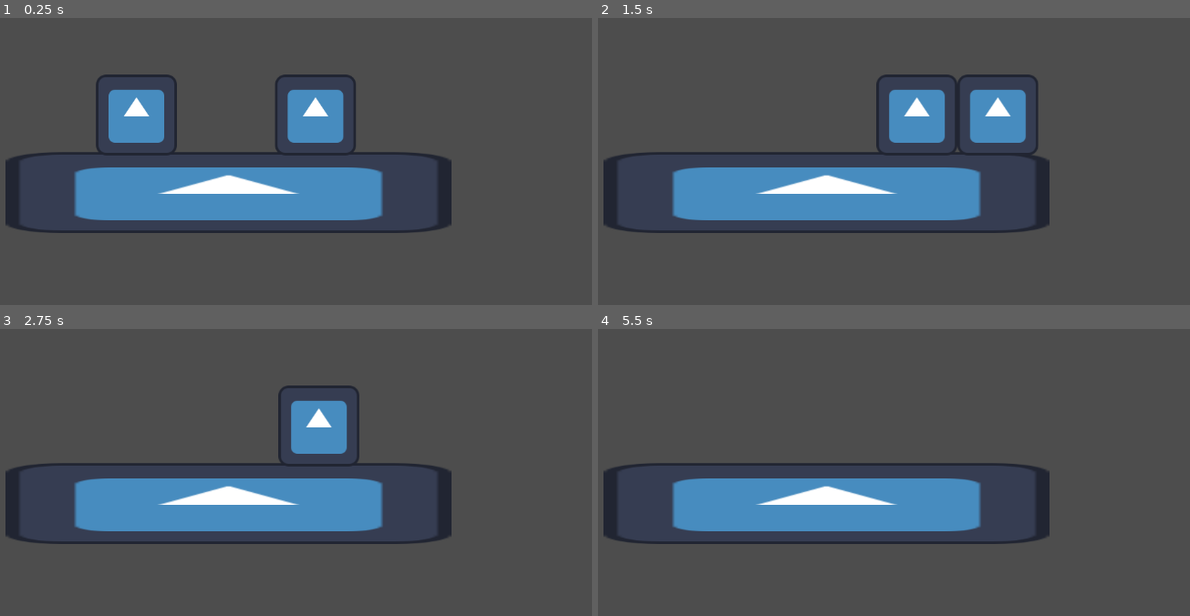
Above: before the commit, frames 1-4 (two rows, left to right).
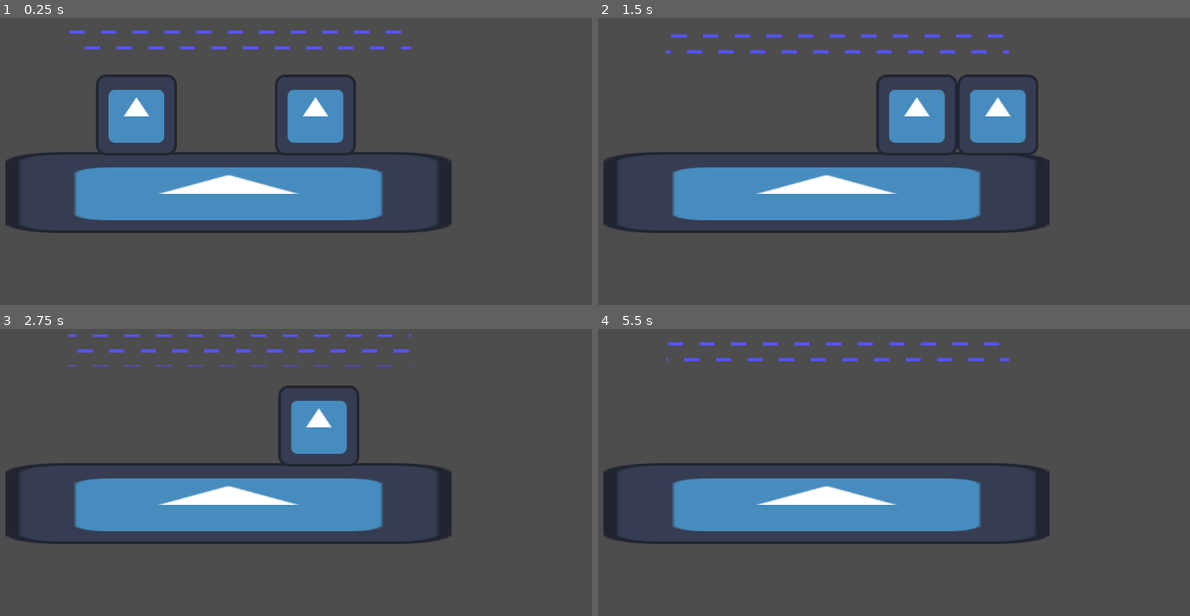
Above: after the commit, the same moments.

Repository: Jyeung05/Magnet-Dudes
Game: Godot game, scene res://scenes/test_level.tscn
Two runs of this game, one before a commit and one after it. Both use one fixed random seed, a clock stepped at 60 frames per second and the inputs below. The engine's default icon, where the game draws it, is replaced by a stand-in: a white triangle on a blue panel in a dark square.
Inputs:
- Up to frame 1 (0.25 s): no input
- Up to frame 2 (1.5 s): tap Enter (ui_accept) at 0.5, 0.77 s; hold Right (ui_right) from 0.53 s (still down)
- Up to frame 3 (2.75 s): tap Enter (ui_accept) at 1.52 s; release Right (ui_right) at 2.03 s; hold Left (ui_left) from 2.03 s (still down)
- Up to frame 4 (5.5 s): release Left (ui_left) at 2.78 s; hold Right (ui_right) 2.78-4.28 s; tap Enter (ui_accept) at 3.02, 3.77, 4.25, 4.52, 5 s; hold Left (ui_left) 4.28-5.03 s; hold Right (ui_right) from 5.03 s (still down)

The runs differ from the first frame. In frame 1, 0.8% of the frame differs, in the area x 11-70%, y 4-12%; in frame 2, 0.8%; in frame 3, 0.8%; in frame 4, 0.9%.

Commit message:
let background access player1

Diff:
--- /dev/null
+++ b/background.gd
@@ -0,0 +1,10 @@
+extends Control
+
+
+# Called when the node enters the scene tree for the first time.
+func _ready():
+	pass
+
+# Called every frame. 'delta' is the elapsed time since the previous frame.
+func _process(delta):
+	print(control.player1)
--- a/background.tscn
+++ b/background.tscn
@@ -1,5 +1,6 @@
-[gd_scene load_steps=7 format=3 uid="uid://bpqrfsd1gcngo"]
+[gd_scene load_steps=8 format=3 uid="uid://dmlenyrnudcob"]
 
+[ext_resource type="Script" path="res://background.gd" id="1_0enjb"]
 [ext_resource type="Shader" path="res://blue.gdshader" id="1_k0r8x"]
 [ext_resource type="Texture2D" uid="uid://3ph7alc870k2" path="res://assets/movingNeg.png" id="2_w1vro"]
 [ext_resource type="Shader" path="res://red.gdshader" id="3_8ri6v"]
@@ -20,9 +21,9 @@
 anchor_bottom = 1.0
 grow_horizontal = 2
 grow_vertical = 2
+script = ExtResource("1_0enjb")
 
 [node name="Control" type="Control" parent="."]
-visible = false
 layout_mode = 1
 anchors_preset = 15
 anchor_right = 1.0
@@ -51,6 +52,7 @@
 stretch_mode = 1
 
 [node name="Control2" type="Control" parent="."]
+visible = false
 layout_mode = 1
 anchors_preset = 15
 anchor_right = 1.0
--- a/player_2.gd
+++ b/player_2.gd
@@ -42,7 +42,7 @@
 		jumpForce = jumpForce*0.9
 	#check if the jump has reached its apex when jump force becomes 0, or if they did a short hop
 	#it will consider it the apex
-	if (jumpForce == 0.0 || Input.is_action_just_released("up")):
+	if (jumpForce == 0.0 || Input.is_action_just_released("ui_up")):
 
 		apex = true;
 	if (apex == true):
--- a/project.godot
+++ b/project.godot
@@ -15,6 +15,10 @@
 config/features=PackedStringArray("4.1", "Forward Plus")
 config/icon="res://icon.svg"
 
+[autoload]
+
+control="*res://mastercontrol.gd"
+
 [dotnet]
 
 project/assembly_name="Magnet Dudes"
--- a/scenes/mastercontrol.tscn
+++ b/scenes/mastercontrol.tscn
@@ -1,8 +1,9 @@
-[gd_scene load_steps=4 format=3 uid="uid://b42nb2h1sac4v"]
+[gd_scene load_steps=5 format=3 uid="uid://b42nb2h1sac4v"]
 
 [ext_resource type="Script" path="res://mastercontrol.gd" id="1_pij3g"]
 [ext_resource type="PackedScene" uid="uid://c1x2qhmk57cxx" path="res://scenes/player_1.tscn" id="2_goj4b"]
 [ext_resource type="PackedScene" uid="uid://bl67y8oanwipu" path="res://scenes/player_2.tscn" id="3_sp7dj"]
+[ext_resource type="PackedScene" uid="uid://dmlenyrnudcob" path="res://background.tscn" id="4_wxr5i"]
 
 [node name="master_control" type="CharacterBody2D"]
 script = ExtResource("1_pij3g")
@@ -10,3 +11,5 @@
 [node name="player1" parent="." instance=ExtResource("2_goj4b")]
 
 [node name="player2" parent="." instance=ExtResource("3_sp7dj")]
+
+[node name="background" parent="." instance=ExtResource("4_wxr5i")]
--- a/scenes/player_1.tscn
+++ b/scenes/player_1.tscn
@@ -6,7 +6,7 @@
 [sub_resource type="RectangleShape2D" id="RectangleShape2D_atxct"]
 size = Vector2(128, 127)
 
-[node name="player1" type="CharacterBody2D"]
+[node name="player_1" type="CharacterBody2D"]
 script = ExtResource("1_2kw6b")
 
 [node name="Sprite2D" type="Sprite2D" parent="."]
--- a/scenes/test_level.tscn
+++ b/scenes/test_level.tscn
@@ -1,8 +1,9 @@
-[gd_scene load_steps=4 format=3 uid="uid://dnop5y8r01gai"]
+[gd_scene load_steps=5 format=3 uid="uid://dnop5y8r01gai"]
 
 [ext_resource type="PackedScene" uid="uid://bdafyvsx12f4n" path="res://scenes/platform.tscn" id="1_yr3l8"]
 [ext_resource type="PackedScene" uid="uid://c1x2qhmk57cxx" path="res://scenes/player_1.tscn" id="2_m6lx5"]
 [ext_resource type="PackedScene" uid="uid://bl67y8oanwipu" path="res://scenes/player_2.tscn" id="3_7oeql"]
+[ext_resource type="PackedScene" uid="uid://dmlenyrnudcob" path="res://background.tscn" id="4_t1jh8"]
 
 [node name="test_level" type="Node2D"]
 position = Vector2(575, 299)
@@ -15,3 +16,9 @@
 
 [node name="player2" parent="." instance=ExtResource("3_7oeql")]
 position = Vector2(140, 29)
+
+[node name="background" parent="." instance=ExtResource("4_t1jh8")]
+offset_left = -251.0
+offset_top = -72.0
+offset_right = 291.0
+offset_bottom = -72.0
